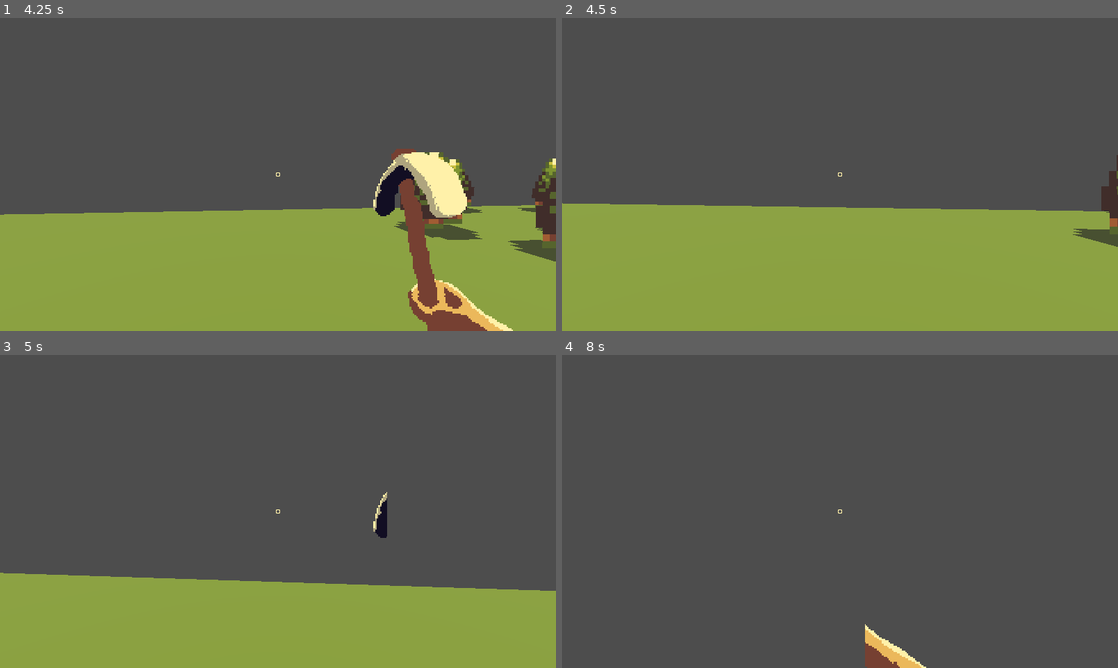
Above: before the commit, frames 1-4 (two rows, left to right).
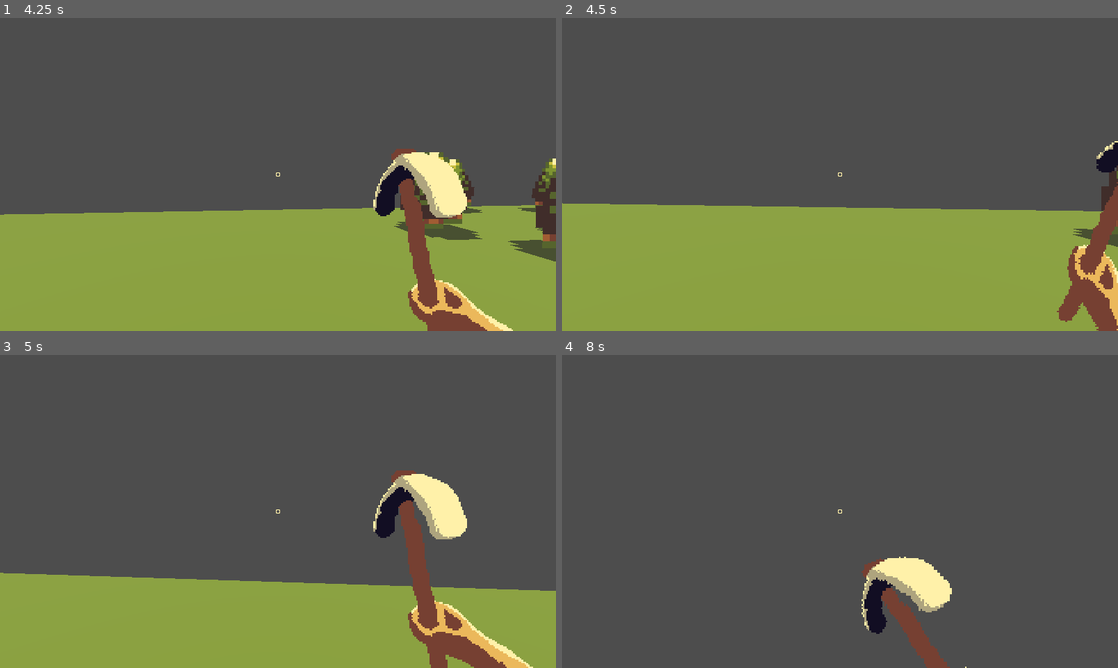
Above: after the commit, the same moments.

Repository: benlloyd50/three-d-skiller
Game: Godot game, scene res://scenes/main_in_game.tscn
The game is run twice, just before and just after one commit, with the same random seed, the same clock (stepped at 60 frames per second) and the same inputs.
Inputs (mouse positions are in pixels of both pictures, inside the frame that each line leads up to):
- Up to frame 1 (4.25 s): tap Enter at 0.5 s; move the mouse to (305, 174) at 0.52 s; hold 1 0.53-1.28 s; hold W (move_forward) from 0.53 s (still down); click (305, 174) at 0.6 s; tap Space (jump) at 0.77, 1.52, 3.02, 3.77 s; move the mouse to (250, 174) at 1.27 s; tap 1 at 1.35, 2.85, 3.8 s; click (250, 174) at 1.55 s; move the mouse to (289, 168) at 2.02 s; hold 1 2.03-2.78 s; click (289, 168) at 2.1 s; move the mouse to (272, 180) at 2.77 s; click (272, 180) at 3.05 s; move the mouse to (316, 177) at 3.52 s; hold 2 from 3.53 s (still down)
- Up to frame 2 (4.5 s): keep holding W (move_forward); move the mouse to (795, 171) at 4.27 s; release 2 at 4.28 s; click (795, 171) at 4.35 s
- Up to frame 3 (5 s): keep holding W (move_forward); tap Space (jump) at 4.52 s
- Up to frame 4 (8 s): move the mouse to (845, 511) at 5.02 s; hold 1 5.03-5.78 s; move the mouse to (817, 505) at 5.77 s; release W (move_forward) at 5.78 s; hold D (move_right) 5.78-6.53 s; click (817, 505) at 5.85 s; tap Space (jump) at 6.02, 6.77, 7.52 s; move the mouse to (867, 511) at 6.52 s; hold 1 6.53-7.28 s; hold W (move_forward) from 6.53 s (still down); move the mouse to (812, 511) at 7.27 s; tap 2 at 7.35 s; click (812, 511) at 7.55 s

Frame 1 is identical in both runs. In frame 2, 2.9% of the frame differs, in the area x 89-100%, y 39-100%; in frame 3, 5.4%, in the area x 69-96%, y 36-100%; in frame 4, 3.9%.

Commit message:
fix pickaxe and hand switching and interacting

Diff:
--- a/scenes/player.tscn
+++ b/scenes/player.tscn
@@ -14,9 +14,8 @@
 [ext_resource type="AudioStream" uid="uid://bv8gqvrtlst61" path="res://audio/Footstep_Dirt_02.ogg" id="8_4r5pv"]
 [ext_resource type="AudioStream" uid="uid://dw76gq6lu2tvb" path="res://audio/Footstep_Dirt_09.ogg" id="15_ujl30"]
 
-[sub_resource type="AtlasTexture" id="AtlasTexture_cyhim"]
+[sub_resource type="AtlasTexture" id="AtlasTexture_f1ej7"]
 atlas = ExtResource("3_jej6c")
-region = Rect2(0, 0, 256, 256)
 
 [sub_resource type="StandardMaterial3D" id="StandardMaterial3D_4flbx"]
 albedo_color = Color(1, 0.637, 0.00999999, 1)
@@ -53,46 +52,34 @@
 tracks/0/type = "value"
 tracks/0/imported = false
 tracks/0/enabled = true
-tracks/0/path = NodePath("CanvasLayer/Control/hudhand:texture:atlas")
+tracks/0/path = NodePath("CanvasLayer/Control/hudhand:hframes")
 tracks/0/interp = 1
 tracks/0/loop_wrap = true
 tracks/0/keys = {
 "times": PackedFloat32Array(0),
 "transitions": PackedFloat32Array(1),
 "update": 1,
-"values": [ExtResource("3_jej6c")]
+"values": [5]
 }
 tracks/1/type = "value"
 tracks/1/imported = false
 tracks/1/enabled = true
-tracks/1/path = NodePath("CanvasLayer/Control/hudhand:hframes")
+tracks/1/path = NodePath("CanvasLayer/Control/hudhand:frame")
 tracks/1/interp = 1
 tracks/1/loop_wrap = true
 tracks/1/keys = {
 "times": PackedFloat32Array(0),
 "transitions": PackedFloat32Array(1),
 "update": 1,
-"values": [5]
+"values": [0]
 }
 tracks/2/type = "value"
 tracks/2/imported = false
 tracks/2/enabled = true
-tracks/2/path = NodePath("CanvasLayer/Control/hudhand:frame")
+tracks/2/path = NodePath("CanvasLayer/Control/hudhand:texture")
 tracks/2/interp = 1
 tracks/2/loop_wrap = true
 tracks/2/keys = {
-"times": PackedFloat32Array(0),
-"transitions": PackedFloat32Array(1),
-"update": 1,
-"values": [0]
-}
-tracks/3/type = "value"
-tracks/3/imported = false
-tracks/3/enabled = true
-tracks/3/path = NodePath("CanvasLayer/Control/hudhand:texture")
-tracks/3/interp = 1
-tracks/3/loop_wrap = true
-tracks/3/keys = {
 "times": PackedFloat32Array(0),
 "transitions": PackedFloat32Array(1),
 "update": 1,
@@ -141,39 +128,27 @@
 "times": PackedFloat32Array(0),
 "transitions": PackedFloat32Array(1),
 "update": 1,
-"values": [SubResource("AtlasTexture_fulsm")]
+"values": [ExtResource("3_jej6c")]
 }
 tracks/1/type = "value"
 tracks/1/imported = false
 tracks/1/enabled = true
-tracks/1/path = NodePath("CanvasLayer/Control/hudhand:texture:atlas")
+tracks/1/path = NodePath("CanvasLayer/Control/hudhand:hframes")
 tracks/1/interp = 1
 tracks/1/loop_wrap = true
 tracks/1/keys = {
 "times": PackedFloat32Array(0),
 "transitions": PackedFloat32Array(1),
 "update": 1,
-"values": [ExtResource("3_jej6c")]
+"values": [5]
 }
 tracks/2/type = "value"
 tracks/2/imported = false
 tracks/2/enabled = true
-tracks/2/path = NodePath("CanvasLayer/Control/hudhand:hframes")
+tracks/2/path = NodePath("CanvasLayer/Control/hudhand:frame")
 tracks/2/interp = 1
 tracks/2/loop_wrap = true
 tracks/2/keys = {
-"times": PackedFloat32Array(0),
-"transitions": PackedFloat32Array(1),
-"update": 1,
-"values": [5]
-}
-tracks/3/type = "value"
-tracks/3/imported = false
-tracks/3/enabled = true
-tracks/3/path = NodePath("CanvasLayer/Control/hudhand:frame")
-tracks/3/interp = 1
-tracks/3/loop_wrap = true
-tracks/3/keys = {
 "times": PackedFloat32Array(0, 0.2714455, 0.3270286, 0.3800286, 0.5714286),
 "transitions": PackedFloat32Array(1, 1, 1, 1, 1),
 "update": 1,
@@ -191,7 +166,7 @@
 script = ExtResource("1_g2els")
 bob_rate = 4.6
 empty_hands = ExtResource("2_g2els")
-pickaxe = SubResource("AtlasTexture_cyhim")
+pickaxe = SubResource("AtlasTexture_f1ej7")
 
 [node name="Pivot" type="Node3D" parent="." unique_id=396520076]
 transform = Transform3D(-1, 0, 8.74228e-08, 0, 1, 0, -8.74228e-08, 0, -1, 0.00330329, 0, -0.0010668)
--- a/scripts/player_controller.gd
+++ b/scripts/player_controller.gd
@@ -58,6 +58,7 @@
 
     if Input.is_key_pressed(KEY_1):
         held_item = HeldItem.Hand
+        hand.hframes = 1
     if Input.is_key_pressed(KEY_2):
         held_item = HeldItem.Pickaxe
 
@@ -68,6 +69,9 @@
     match new_item:
         HeldItem.Pickaxe:
             hand.texture = pickaxe
+            # hacky but it works so when the texture switches the hframe atlas splitting still works
+            # another solution could be a pickaxe idle animation? should explore it
+            hand.hframes = 5
         HeldItem.Hand:
             hand.texture = empty_hands
             anim_player.play("idle")
@@ -83,7 +87,7 @@
     _tilt_camera_with_move(delta)
     move_and_slide()
 
-    if Input.is_action_just_pressed(&"primary_action"):
+    if Input.is_action_just_pressed(&"primary_action") && held_item == HeldItem.Pickaxe:
         attack(delta)
 
 func attack(_delta: float) -> void:
